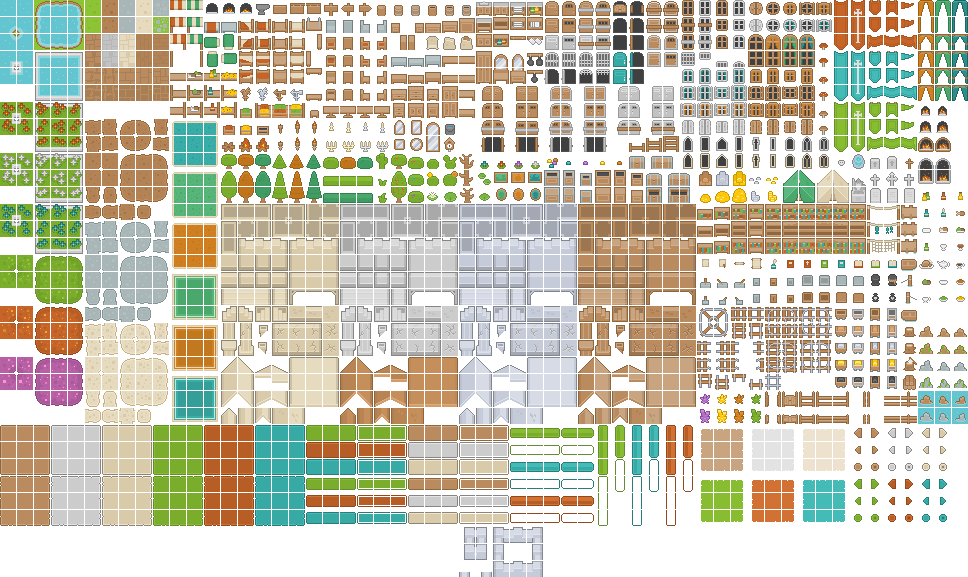
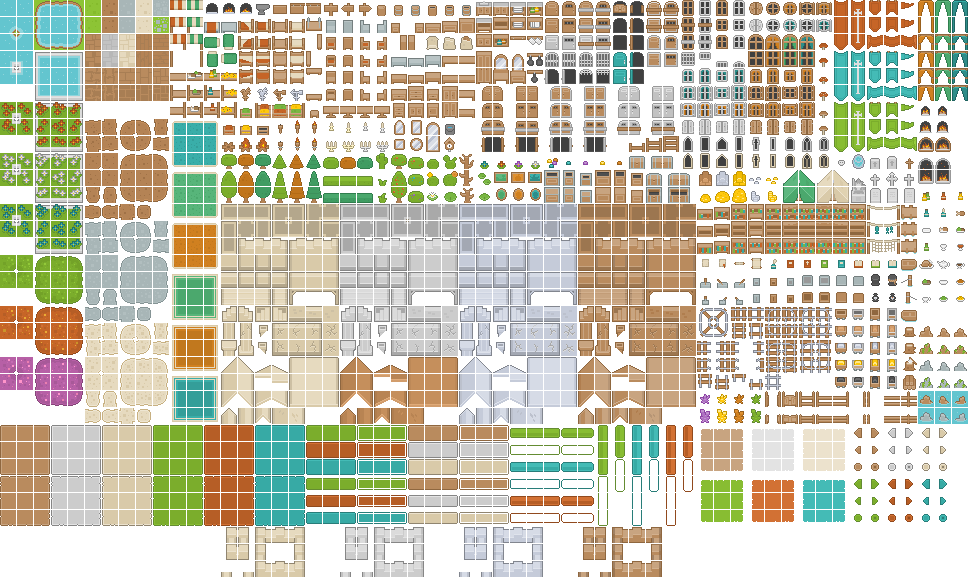
Revision of a layered (968, 577) image; what changed, layer by layer:
added layer "Pasted Layer #2" above "Pasted Layer #1" over [left=578, top=527, right=662, bottom=577]
added layer "Pasted Layer #1" above "Pasted Layer" over [left=221, top=527, right=305, bottom=577]
added layer "Pasted Layer" above "roguelike.png" over [left=340, top=527, right=424, bottom=577]
